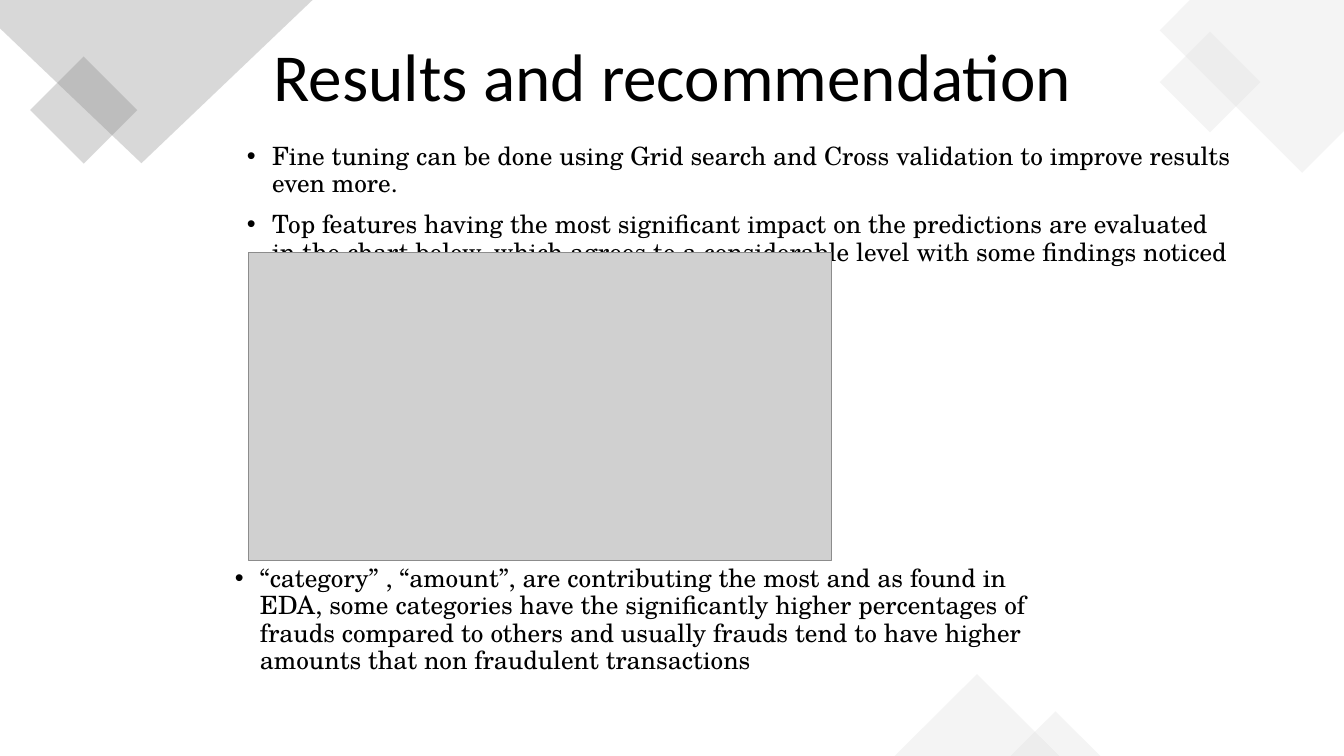
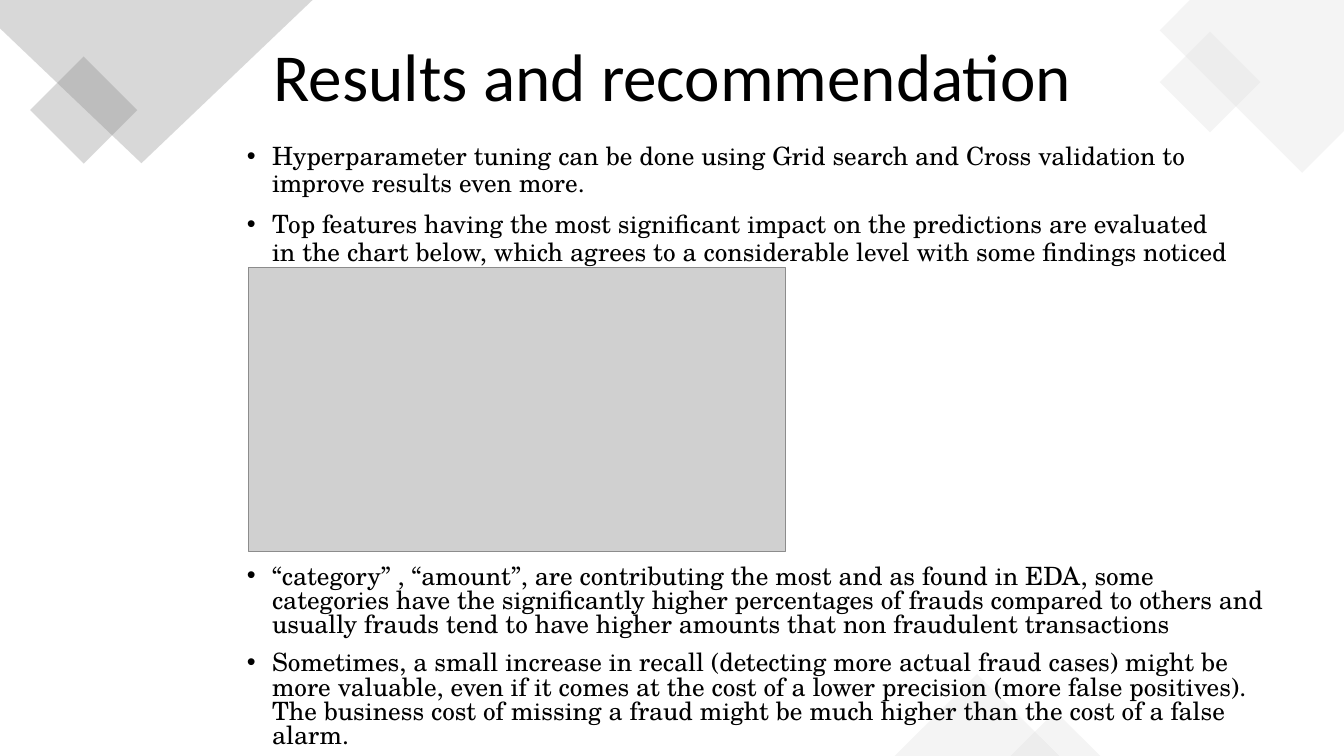
Before and after one commit to omaralsabbah/Fraud, a slide deck: slide 13 of Omar_AlSabbah_assignment_presentation.pptx. Drawn at 1344x756 pixels with LibreOffice and Linux fonts; fonts in the diff are those of the drawing; grey boxes stand for pictures. Boxes give left, top, right and bottom in pixels: in the first picture for what was removed or moved away, otherwise in the second. Text is boxed around its words. In the diff, an @@ line names an element or a change of style, - is before the commit and + after.

Commit message:
Add files via upload
Presentation for the Fraud case study

```diff
--- a/Omar_AlSabbah_assignment_presentation.pptx
+++ b/Omar_AlSabbah_assignment_presentation.pptx
@@ text at (x1=272, y1=146, x2=1185, y2=197): text changed @@
-• Fine tuning can be done using Grid search and Cross validation to improve results even more.
+• Hyperparameter tuning can be done using Grid search and Cross validation to improve results even more.
@@ picture resized from (x1=248, y1=253, x2=831, y2=561) to (x1=248, y1=268, x2=785, y2=552) @@
@@ text "“category” , “amount”, are contributing ..." moved from (x1=260, y1=568, x2=1025, y2=670) to (x1=272, y1=566, x2=1263, y2=745) @@
@@ text at (x1=272, y1=566, x2=1263, y2=638): line spacing 0.9 to 0.8 @@
@@ text at (x1=272, y1=652, x2=1246, y2=745): paragraph added @@
+• Sometimes, a small increase in recall (detecting more actual fraud cases) might be more valuable, even if it comes at the cost of a lower precision (more false positives). The business cost of missing a fraud might be much higher than the cost of a false alarm.
```
Also in this commit, not shown: 4 other slides changed, 1 slide added.
